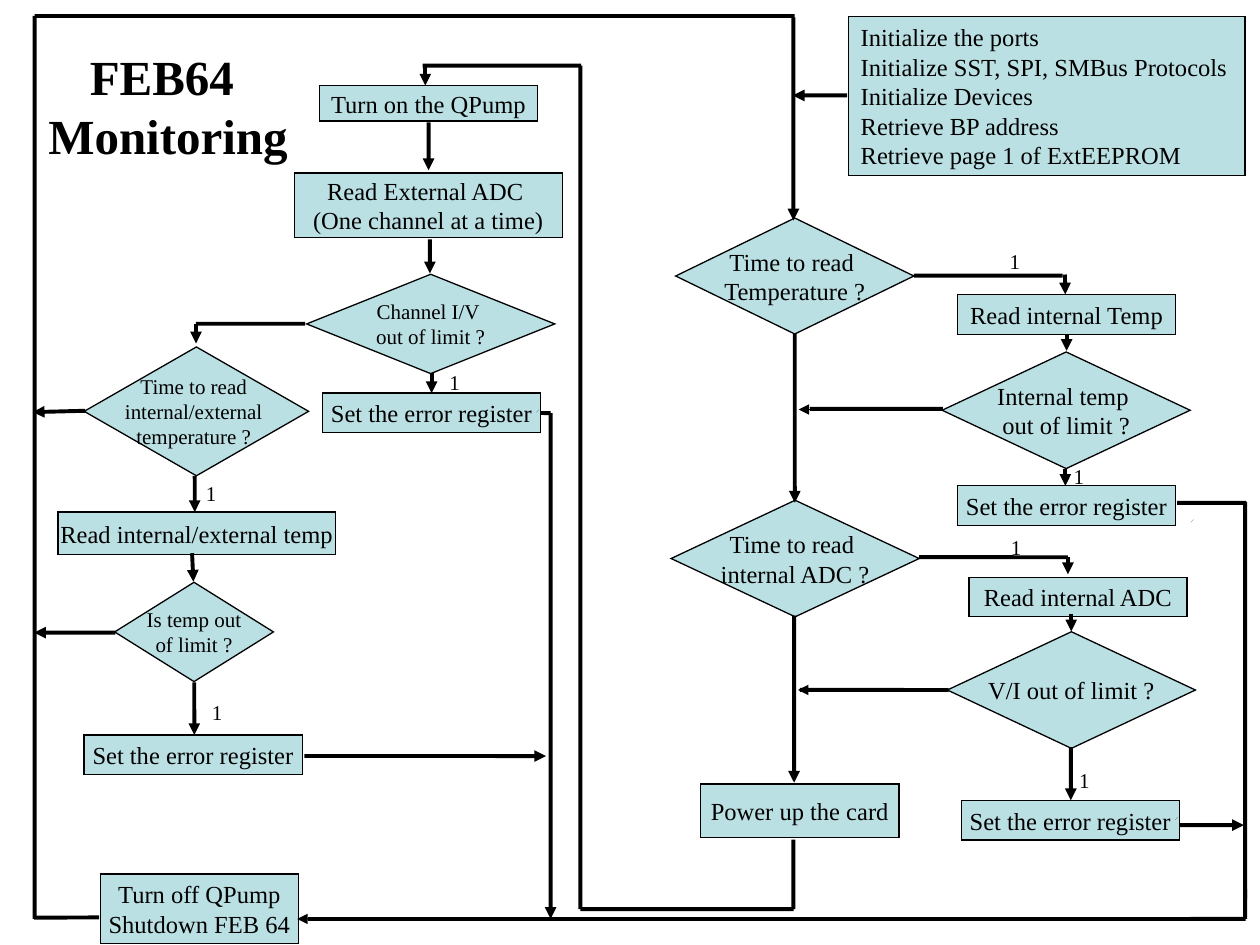
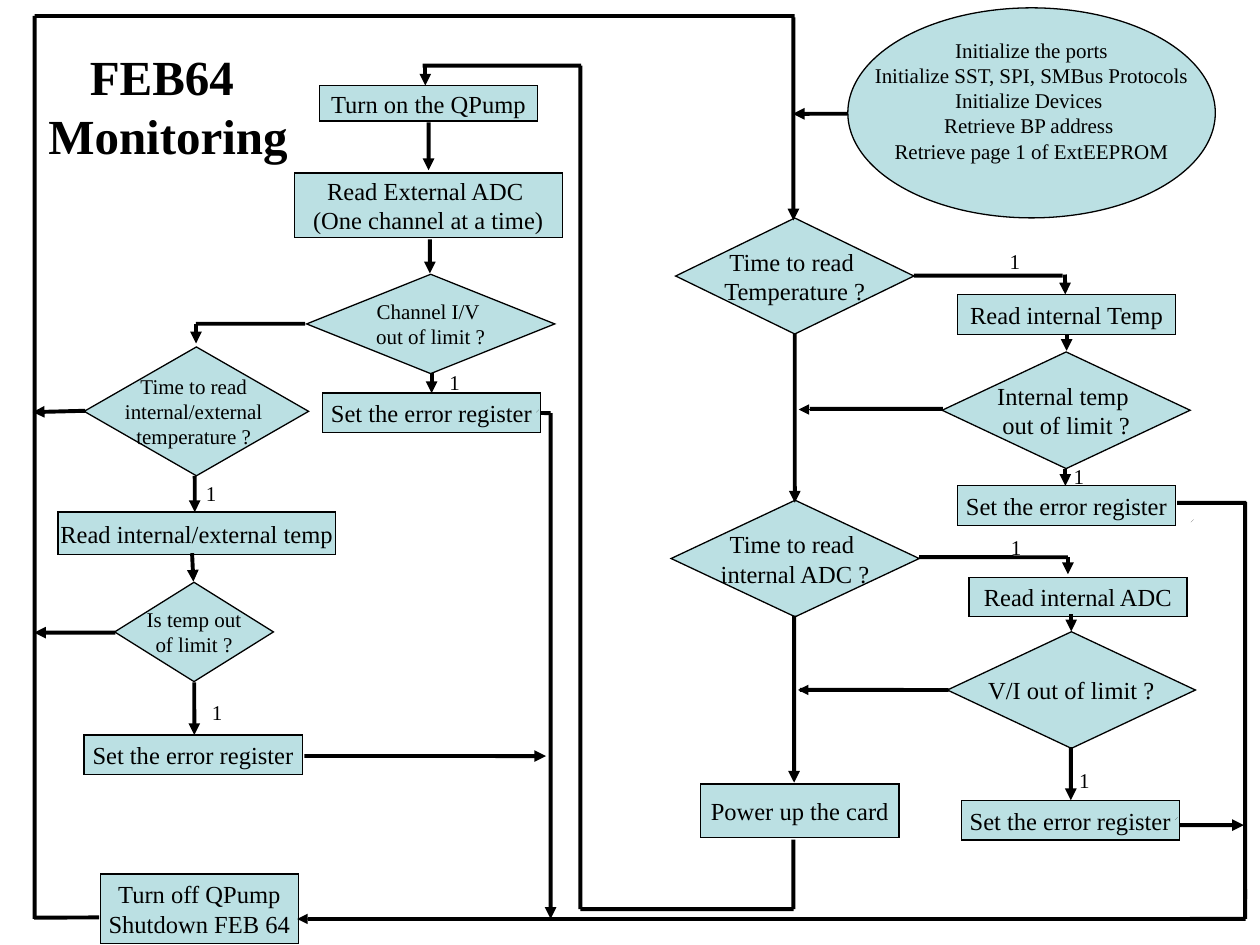
Before and after one commit to swiftgeek/t2k-c8051, a slide deck: slide 2 of Support/MainFGD8051.ppt. Drawn at 1260x945 pixels with LibreOffice and Linux fonts; fonts in the diff are those of the drawing. Boxes give left, top, right and bottom in pixels: in the first picture for what was removed or moved away, otherwise in the second. Text is boxed around its words. In the diff, an @@ line names an element or a change of style, - is before the commit and + after.

Commit message:
Bahman Modified the FEB64 Monitoring flow chart

```diff
--- a/Support/MainFGD8051.ppt
+++ b/Support/MainFGD8051.ppt
@@ ellipse "Initialize the ports": place and size @@
-ellipse "Initialize the ports" at bbox=[848, 16, 1245, 175]
+ellipse "Initialize the ports" at bbox=[848, 8, 1216, 218]
@@ ellipse "Initialize the ports" at bbox=[848, 8, 1216, 218]: size 14 to 12 pt; alignment left to centre; rectangle to ellipse @@
@@ arrow moved from (847, 96) - (793, 96) to (847, 113) - (793, 113) @@
```
